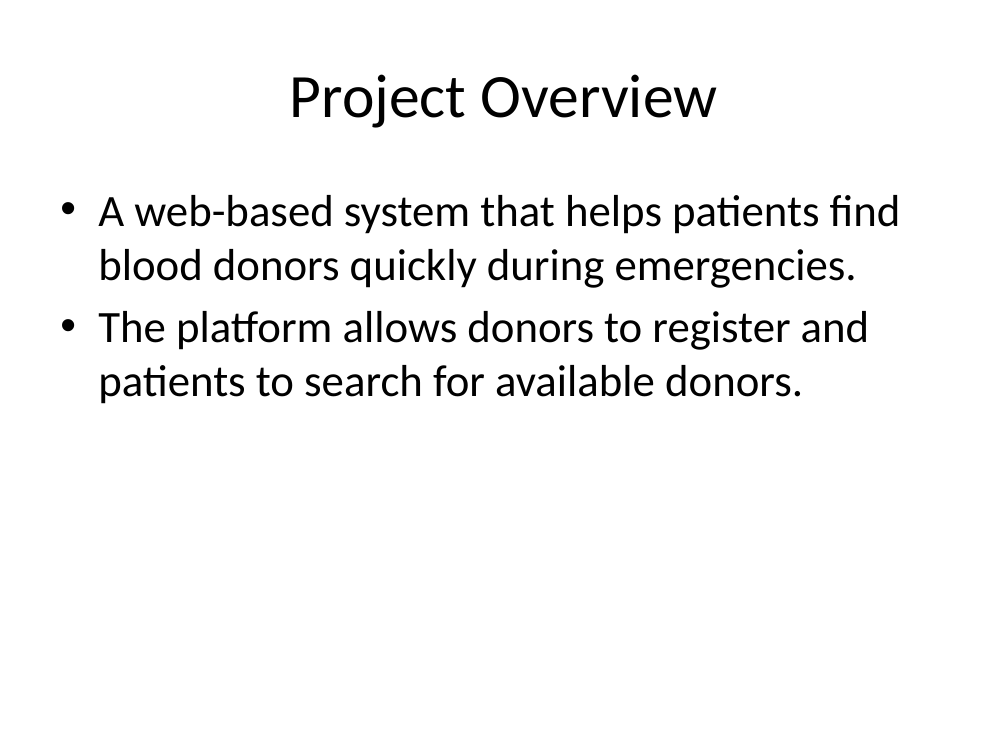
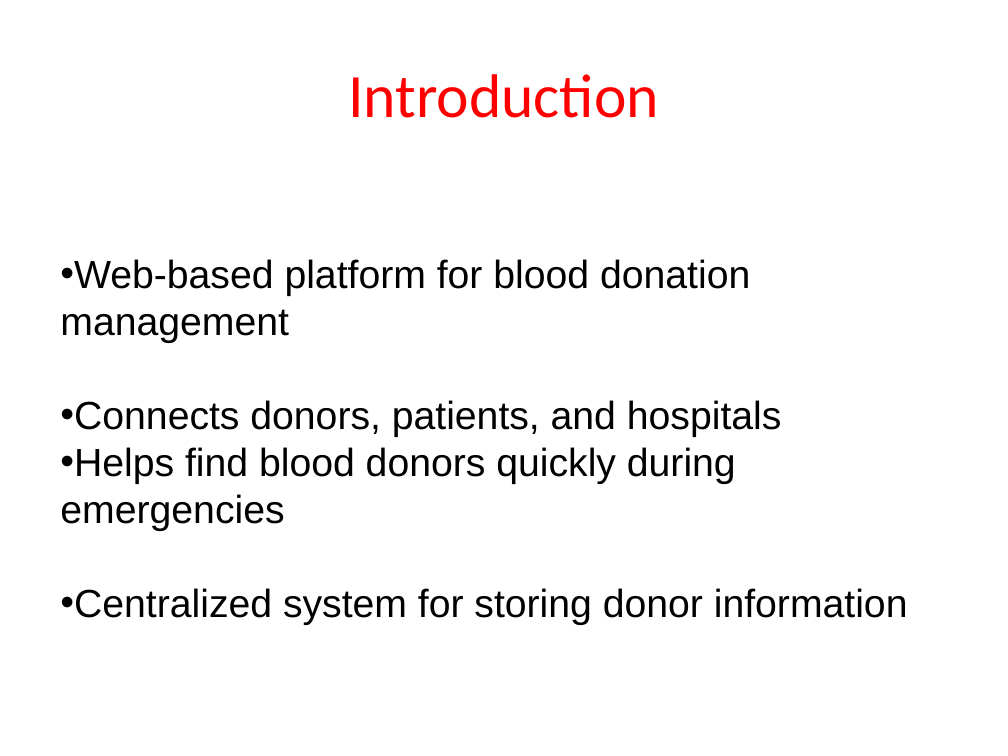
Before and after one commit to Rupa1277/BloodDonation_and_Donor_management_system, a slide deck: slide 3 of Other_Docs/blood_bank_mini_project_presentation.pptx. Drawn at 1008x756 pixels with LibreOffice and Linux fonts; fonts in the diff are those of the drawing. Boxes give left, top, right and bottom in pixels: in the first picture for what was removed or moved away, otherwise in the second. Text is boxed around its words. In the diff, an @@ line names an element or a change of style, - is before the commit and + after.

Commit message:
Project Documentation

```diff
--- a/Other_Docs/blood_bank_mini_project_presentation.pptx
+++ b/Other_Docs/blood_bank_mini_project_presentation.pptx
@@ title at bbox=[348, 74, 659, 118]: text changed; text colour #000000 to #FF0000 @@
-Project Overview
+Introduction
@@ text "Web-based platform for blood donation ..." at bbox=[60, 259, 908, 625]: vertical alignment top to middle @@
@@ text at bbox=[60, 259, 908, 625]: text changed; size 32 to 28 pt; font Calibri to Arial @@
-• A web-based system that helps patients find blood donors quickly during emergencies.
-• The platform allows donors to register and patients to search for available donors.
+• Web-based platform for blood donation management
+• Connects donors, patients, and hospitals
+• Helps find blood donors quickly during emergencies
+• Centralized system for storing donor information
```
Also in this commit, not shown: 7 other slides changed, 11 slides added, 3 slides removed, 1 other file.
